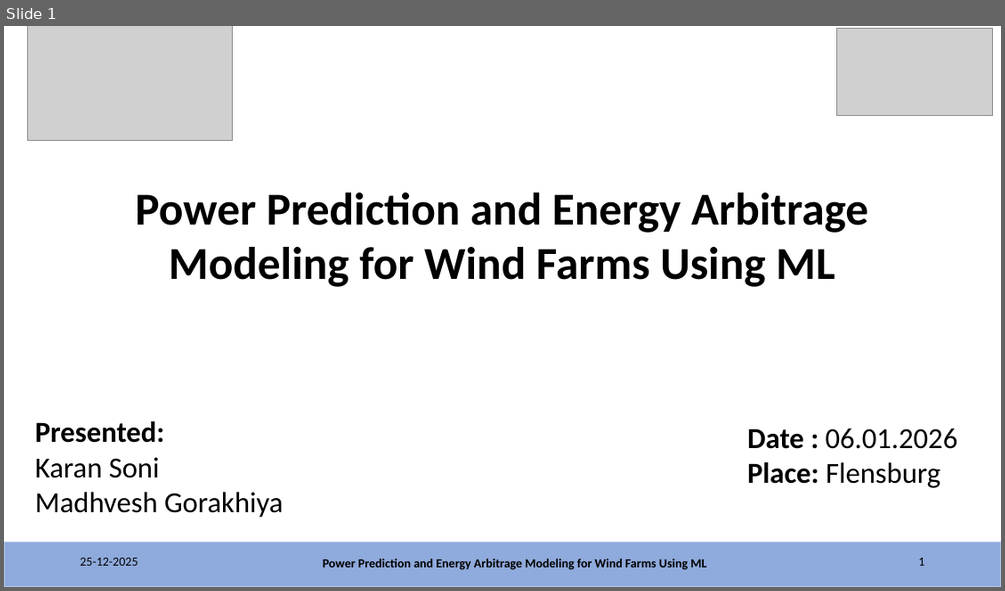
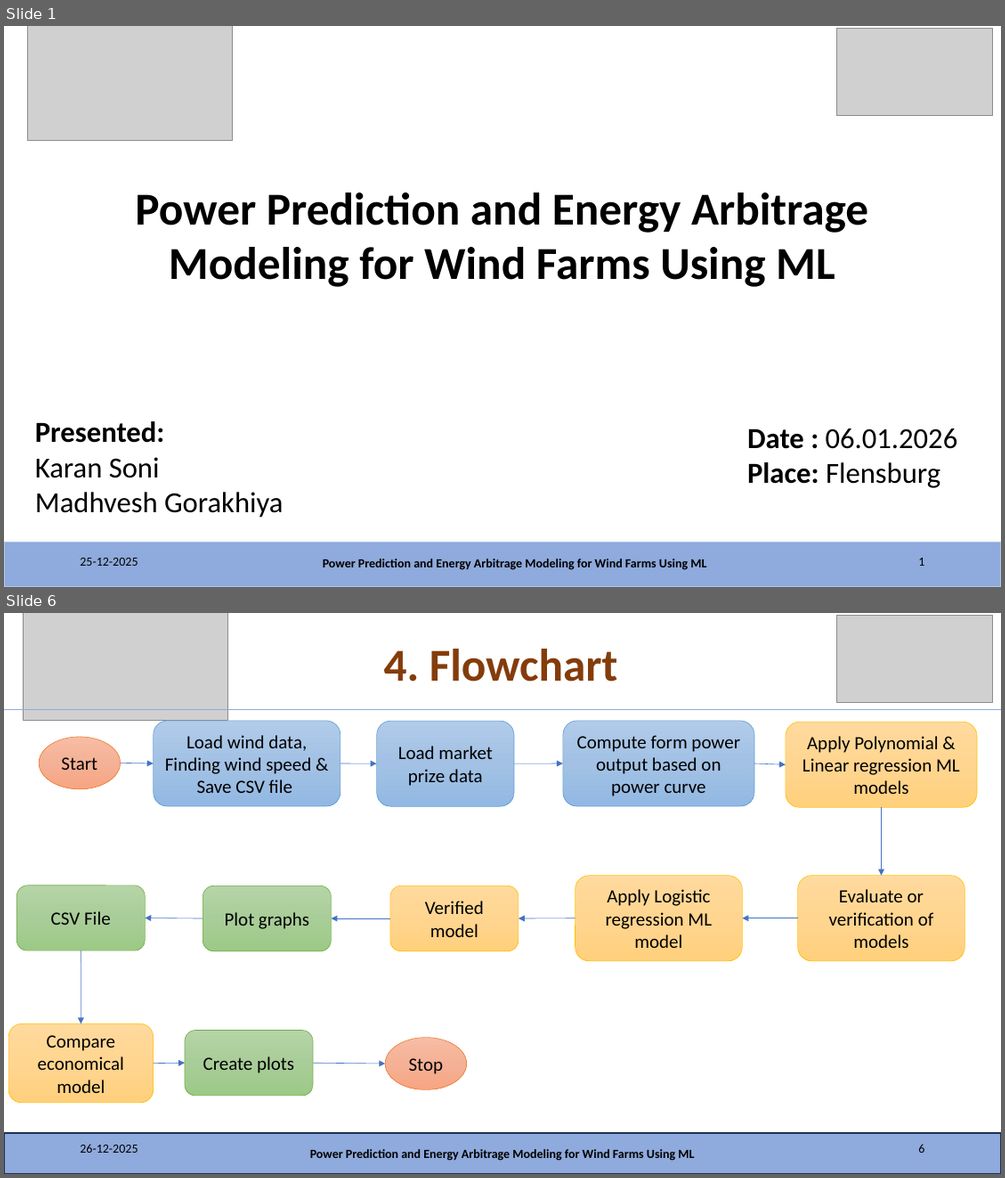
Before and after one commit to MadhaveshG/wind-h2-arbitrage, a slide deck: Presentation/Presentation_06_01_2026.pptx. Shown one above the other, each under a label of ours: slide 1 before the commit, slides 1 and 6 after it; the slides between them are not shown. The pictures are 1005x591 and 1005x1178 pixels, drawn with LibreOffice and Linux fonts; fonts in the diff are those of the drawing; grey boxes stand for pictures. Boxes give left, top, right and bottom in pixels: in the first picture for what was removed or moved away, otherwise in the second. Text is boxed around its words. In the diff, an @@ line names an element or a change of style, - is before the commit and + after.

```diff
--- a/Presentation/Presentation_06_01_2026.pptx
+++ b/Presentation/Presentation_06_01_2026.pptx
@@ slide 6 added at <box>4,613,1001,1174</box>, background #FFFFFF @@
@@ picture added at <box>23,613,228,720</box> @@
@@ picture added at <box>836,616,992,702</box> @@
@@ title added at <box>384,649,618,682</box>, 44 pt, text #843C0B, bold @@
+4. Flowchart
@@ line added from (4, 709) to (1001, 709), #8FAADC 0.5 pt @@
@@ ellipse added at <box>39,737,121,788</box>, fill gradient #F7BDA5 to #F5B196 to #F8A582, outline #ED7D31 0.5 pt, 18 pt, text #000000 @@
+Start
@@ rounded rectangle added at <box>154,721,340,807</box>, fill gradient #B1CBE9 to #A3C1E5 to #93B9E4, outline #5B9BD5 0.5 pt, 18 pt, text #000000 @@
+Load wind data, Finding wind speed & Save CSV file
@@ rounded rectangle added at <box>376,721,514,807</box>, fill gradient #B1CBE9 to #A3C1E5 to #93B9E4, outline #5B9BD5 0.5 pt, 18 pt, text #000000 @@
+Load market prize data
@@ rounded rectangle added at <box>563,721,755,807</box>, fill gradient #B1CBE9 to #A3C1E5 to #93B9E4, outline #5B9BD5 0.5 pt, 18 pt, text #000000 @@
+Compute form power output based on power curve
@@ rounded rectangle added at <box>785,722,977,807</box>, fill gradient #FFDB9E to #FFD590 to #FFD07C, outline #FFC000 0.5 pt, 18 pt, text #000000 @@
+Apply Polynomial & Linear regression ML models
@@ arrow added from (121, 763) to (154, 763), #4472C4 0.5 pt @@
@@ arrow added from (340, 763) to (376, 763), #4472C4 0.5 pt @@
@@ arrow added from (514, 763) to (563, 763), #4472C4 0.5 pt @@
@@ arrow added from (755, 763) to (785, 765), #4472C4 0.5 pt @@
@@ arrow added from (882, 807) to (882, 876), #4472C4 0.5 pt @@
@@ rounded rectangle added at <box>575,876,743,962</box>, fill gradient #FFDB9E to #FFD590 to #FFD07C, outline #FFC000 0.5 pt, 18 pt, text #000000 @@
+Apply Logistic regression ML model
@@ rounded rectangle added at <box>797,876,965,962</box>, fill gradient #FFDB9E to #FFD590 to #FFD07C, outline #FFC000 0.5 pt, 18 pt, text #000000 @@
+Evaluate or verification of models
@@ rounded rectangle added at <box>16,885,145,950</box>, fill gradient #B5D5A7 to #AACE9A to #9CC987, outline #70AD47 0.5 pt, 18 pt, text #000000 @@
+CSV File
@@ rounded rectangle added at <box>202,886,331,951</box>, fill gradient #B5D5A7 to #AACE9A to #9CC987, outline #70AD47 0.5 pt, 18 pt, text #000000 @@
+Plot graphs
@@ rounded rectangle added at <box>390,886,518,951</box>, fill gradient #FFDB9E to #FFD590 to #FFD07C, outline #FFC000 0.5 pt, 18 pt, text #000000 @@
+Verified model
@@ arrow added from (202, 918) to (145, 918), #4472C4 0.5 pt @@
@@ arrow added from (390, 918) to (331, 918), #4472C4 0.5 pt @@
@@ arrow added from (575, 918) to (518, 918), #4472C4 0.5 pt @@
@@ arrow added from (797, 918) to (742, 918), #4472C4 0.5 pt @@
@@ arrow added from (81, 950) to (81, 1023), #4472C4 0.5 pt @@
@@ rounded rectangle added at <box>8,1023,154,1103</box>, fill gradient #FFDB9E to #FFD590 to #FFD07C, outline #FFC000 0.5 pt, 18 pt, text #000000 @@
+Compare economical model
@@ rounded rectangle added at <box>185,1030,313,1095</box>, fill gradient #B5D5A7 to #AACE9A to #9CC987, outline #70AD47 0.5 pt, 18 pt, text #000000 @@
+Create plots
@@ ellipse added at <box>386,1037,467,1089</box>, fill gradient #F7BDA5 to #F5B196 to #F8A582, outline #ED7D31 0.5 pt, 18 pt, text #000000 @@
+Stop
@@ arrow added from (154, 1063) to (185, 1062), #4472C4 0.5 pt @@
@@ arrow added from (313, 1062) to (386, 1063), #4472C4 0.5 pt @@
@@ rectangle added at <box>4,1133,1001,1174</box>, fill #8FAADC, outline #1E3256 1 pt @@
@@ text added at <box>80,1143,138,1152</box>, 12 pt, text #000000 @@
+26-12-2025
@@ page number added at <box>918,1143,924,1152</box>, 12 pt, text #000000 @@
+6
@@ text added at <box>310,1149,694,1160</box>, 12 pt, text #000000, bold @@
+Power Prediction and Energy Arbitrage Modeling for Wind Farms Using ML
```
Also in this commit, not shown: 3 slides changed, 3 other slides added, 5 other files.
